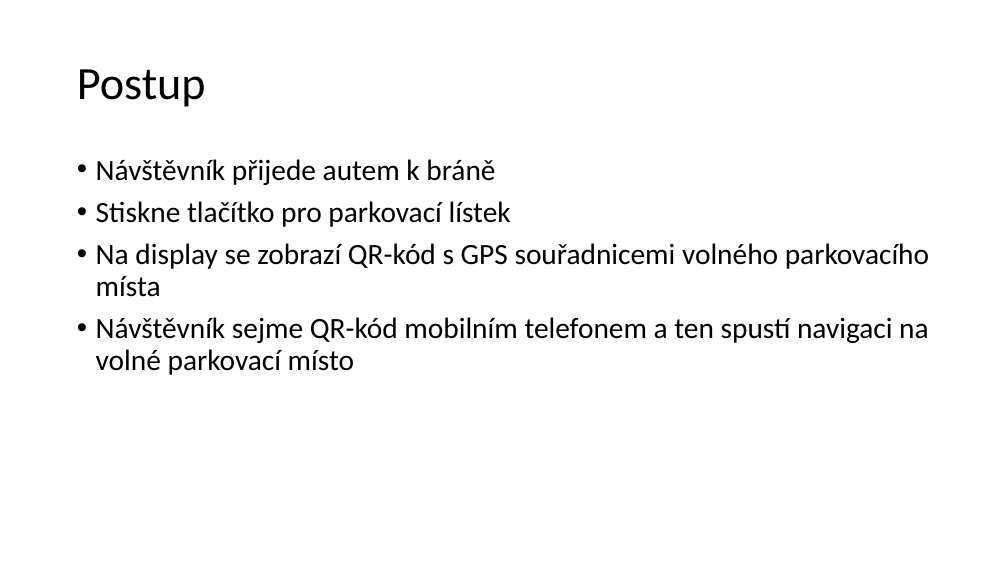
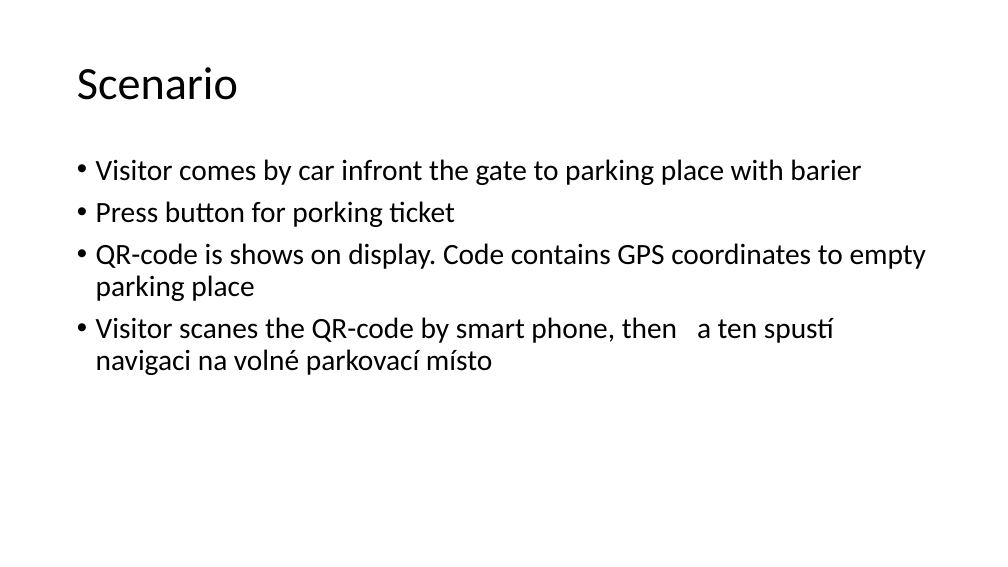
Before and after one commit to ZbynekSulc/IoTCarParking, a slide deck: slide 9 of Presentation/Car Parking Assistant.pptx (slide 8 before the commit). Drawn at 1008x567 pixels with LibreOffice and Linux fonts; fonts in the diff are those of the drawing. Boxes give left, top, right and bottom in pixels: in the first picture for what was removed or moved away, otherwise in the second. Text is boxed around its words. In the diff, an @@ line names an element or a change of style, - is before the commit and + after.

```diff
--- a/Presentation/Car Parking Assistant.pptx
+++ b/Presentation/Car Parking Assistant.pptx
@@ title at (77, 67, 238, 100): text changed @@
-Postup
+Scenario
@@ text at (96, 159, 926, 375): text changed @@
-• Návštěvník přijede autem k bráně
-• Stiskne tlačítko pro parkovací lístek
-• Na display se zobrazí QR-kód s GPS souřadnicemi volného parkovacího místa
-• Návštěvník sejme QR-kód mobilním telefonem a ten spustí navigaci na volné parkovací místo
+• Visitor comes by car infront the gate to parking place with barier
+• Press button for porking ticket
+• QR-code is shows on display. Code contains GPS coordinates to empty parking place
+• Visitor scanes the QR-code by smart phone, then a ten spustí navigaci na volné parkovací místo
```
Also in this commit, not shown: 1 other slide changed, 2 slides added, 1 slide removed.
